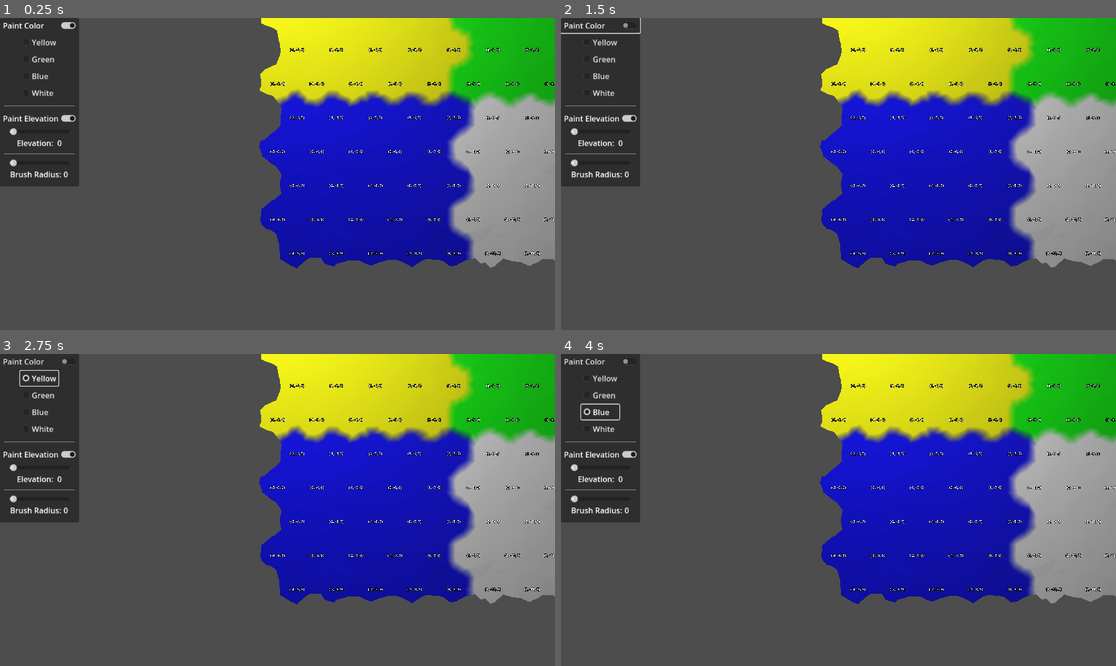
Above: before the commit, frames 1-4 (two rows, left to right).
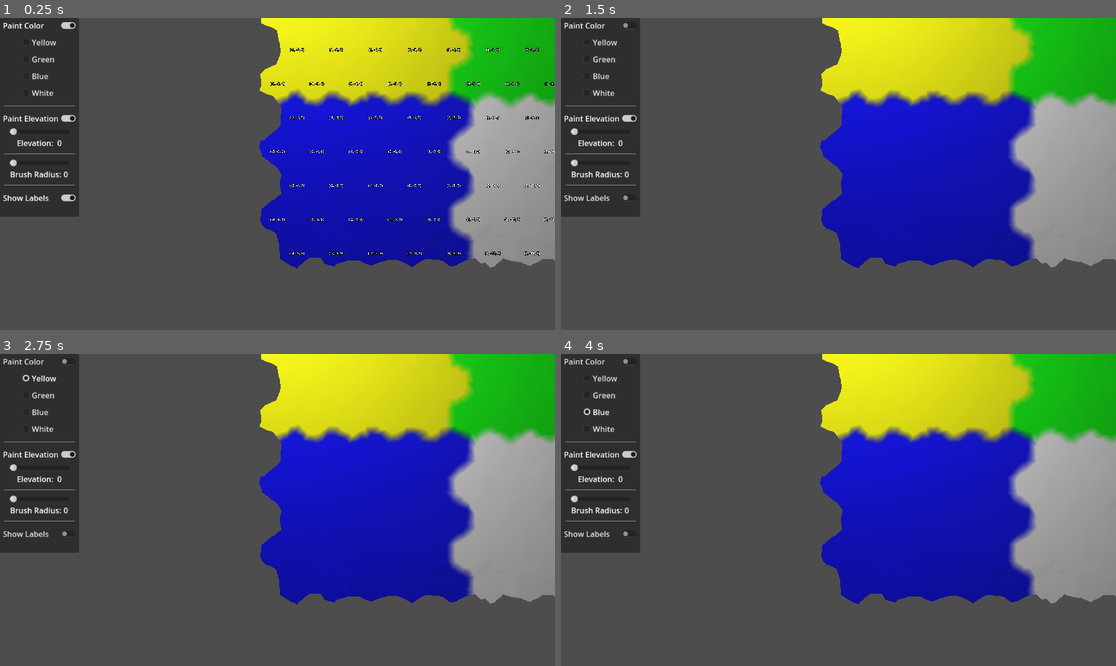
Above: after the commit, the same moments.

Repository: davepruitt/hex_map_godot
Game: Godot game, scene res://main.tscn
Two runs of this game, one before a commit and one after it. Both use one fixed random seed, a clock stepped at 60 frames per second and the inputs below.
Inputs (mouse positions are in pixels of both pictures, inside the frame that each line leads up to):
- Up to frame 1 (0.25 s): no input
- Up to frame 2 (1.5 s): click (599, 198) at 0.5 s, where only the run after the commit has a clickable "Show Labels"; click "Paint Color" at 1.25 s
- Up to frame 3 (2.75 s): click "Yellow" at 2 s
- Up to frame 4 (4 s): click "Green" at 2.75 s; click "Blue" at 3.5 s

The runs differ from the first frame. In frame 1, 1.4% of the frame differs, in the area x 0-15%, y 53-64%; in frame 2, 2.4%; in frame 3, 2.4%; in frame 4, 2.5%, in the area x 0-100%, y 9-77%.

Commit message:
Finished tutorial 5.

Diff:
--- a/hex_project_godot/hex_cell.gd
+++ b/hex_project_godot/hex_cell.gd
@@ -97,6 +97,12 @@
 func get_edge_type_from_other_cell (other_cell: HexCell) -> Enums.HexEdgeType:
 	return HexMetrics.get_edge_type(_elevation, other_cell.elevation)
 
+func show_ui_label (should_show_ui: bool) -> void:
+	if (should_show_ui):
+		position_label.visible = true
+	else:
+		position_label.visible = false
+
 #endregion
 
 #region Private methods
--- a/hex_project_godot/hex_grid.gd
+++ b/hex_project_godot/hex_grid.gd
@@ -98,6 +98,9 @@
 	#Return the cell
 	return cell
 
+func show_ui (visible: bool) -> void:
+	for i in range(0, len(_hex_cells)):
+		_hex_cells[i].show_ui_label(visible)
 
 #endregion
 
--- a/hex_project_godot/main.gd
+++ b/hex_project_godot/main.gd
@@ -21,6 +21,7 @@
 var active_color: Color = Color.WHITE
 var active_elevation: int = 0
 var active_brush_size: int = 0
+var active_show_labels: bool = true
 
 #endregion
 
@@ -34,6 +35,7 @@
 @onready var check_button_enable_color := $CanvasLayer/PanelContainer/VBoxContainer/CheckButton_EnableColor
 @onready var check_button_enable_elevation := $CanvasLayer/PanelContainer/VBoxContainer/CheckButton_EnableElevation
 @onready var brush_size_value_label := $CanvasLayer/PanelContainer/VBoxContainer/HBoxContainer2/BrushSizeValueLabel
+@onready var check_button_show_labels := $CanvasLayer/PanelContainer/VBoxContainer/CheckButton_ShowLabels
 
 
 
@@ -45,8 +47,7 @@
 func _ready() -> void:
 	RenderingServer.set_debug_generate_wireframes(true)
 
-	check_button_enable_color.set_pressed_no_signal(paint_terrain_color_enabled)
-	check_button_enable_elevation.set_pressed_no_signal(paint_terrain_elevation_enabled)
+	_initialize_ui()
 
 # Called every frame. 'delta' is the elapsed time since the previous frame.
 func _process(delta: float) -> void:
@@ -58,22 +59,9 @@
 
 func _input(event: InputEvent) -> void:
 	if event is InputEventKey and event.pressed:
-		pass
-		#if event.keycode == KEY_Z:
-			#scene_camera.position.y += camera_speed
-		#elif event.keycode == KEY_X:
-			#scene_camera.position.y -= camera_speed
-		#elif event.keycode == KEY_W:
-			#scene_camera.rotate_x(camera_speed)
-		#elif event.keycode == KEY_S:
-			#scene_camera.rotate_x(-camera_speed)
-		#elif event.keycode == KEY_A:
-			#scene_camera.rotate_y(camera_speed)
-		#elif event.keycode == KEY_D:
-			#scene_camera.rotate_y(-camera_speed)
-		#elif event.keycode == KEY_P:
-			#var vp = get_viewport()
-			#vp.debug_draw = (vp.debug_draw + 1) % 5
+		if event.keycode == KEY_P:
+			var vp = get_viewport()
+			vp.debug_draw = (vp.debug_draw + 1) % 5
 	elif event is InputEventMouseButton and event.pressed:
 		if event.button_index == MOUSE_BUTTON_LEFT:
 			var RAY_LENGTH = 1000
@@ -127,9 +115,21 @@
 	active_brush_size = int(value)
 	brush_size_value_label.text = str(active_brush_size)
 
+func _on_check_button_show_labels_toggled(toggled_on: bool) -> void:
+	active_show_labels = toggled_on
+	show_ui(active_show_labels)
+
 #endregion
 
 #region Private methods
+
+func _initialize_ui () -> void:
+	check_button_show_labels.set_pressed_no_signal(active_show_labels)
+	check_button_enable_elevation.set_pressed_no_signal(paint_terrain_elevation_enabled)
+	check_button_enable_color.set_pressed_no_signal(paint_terrain_color_enabled)
+
+func show_ui (visible: bool) -> void:
+	hex_grid.show_ui(visible)
 
 func _edit_cells (center_cell: HexCell) -> void:
 	var center_x: int = center_cell.hex_coordinates.X
--- a/hex_project_godot/main.tscn
+++ b/hex_project_godot/main.tscn
@@ -44,6 +44,7 @@
 
 [node name="CheckButton_EnableColor" type="CheckButton" parent="CanvasLayer/PanelContainer/VBoxContainer"]
 layout_mode = 2
+focus_mode = 0
 text = "Paint Color"
 
 [node name="VBoxContainer" type="VBoxContainer" parent="CanvasLayer/PanelContainer/VBoxContainer"]
@@ -52,21 +53,25 @@
 
 [node name="CheckBox_ColorYellow" type="CheckBox" parent="CanvasLayer/PanelContainer/VBoxContainer/VBoxContainer"]
 layout_mode = 2
+focus_mode = 0
 button_group = SubResource("ButtonGroup_jp0eq")
 text = "Yellow"
 
 [node name="CheckBox_ColorGreen" type="CheckBox" parent="CanvasLayer/PanelContainer/VBoxContainer/VBoxContainer"]
 layout_mode = 2
+focus_mode = 0
 button_group = SubResource("ButtonGroup_jp0eq")
 text = "Green"
 
 [node name="CheckBox_ColorBlue" type="CheckBox" parent="CanvasLayer/PanelContainer/VBoxContainer/VBoxContainer"]
 layout_mode = 2
+focus_mode = 0
 button_group = SubResource("ButtonGroup_jp0eq")
 text = "Blue"
 
 [node name="CheckBox_ColorWhite" type="CheckBox" parent="CanvasLayer/PanelContainer/VBoxContainer/VBoxContainer"]
 layout_mode = 2
+focus_mode = 0
 button_group = SubResource("ButtonGroup_jp0eq")
 text = "White"
 
@@ -82,6 +87,7 @@
 
 [node name="CheckButton_EnableElevation" type="CheckButton" parent="CanvasLayer/PanelContainer/VBoxContainer"]
 layout_mode = 2
+focus_mode = 0
 text = "Paint Elevation"
 
 [node name="MarginContainer" type="MarginContainer" parent="CanvasLayer/PanelContainer/VBoxContainer"]
@@ -146,6 +152,21 @@
 theme_override_constants/margin_right = 10
 theme_override_constants/margin_bottom = 5
 
+[node name="HSeparator" type="HSeparator" parent="CanvasLayer/PanelContainer/VBoxContainer/MarginContainer5"]
+layout_mode = 2
+
+[node name="CheckButton_ShowLabels" type="CheckButton" parent="CanvasLayer/PanelContainer/VBoxContainer"]
+layout_mode = 2
+focus_mode = 0
+text = "Show Labels"
+
+[node name="MarginContainer6" type="MarginContainer" parent="CanvasLayer/PanelContainer/VBoxContainer"]
+layout_mode = 2
+theme_override_constants/margin_left = 5
+theme_override_constants/margin_top = 10
+theme_override_constants/margin_right = 5
+theme_override_constants/margin_bottom = 10
+
 [connection signal="toggled" from="CanvasLayer/PanelContainer/VBoxContainer/CheckButton_EnableColor" to="." method="_on_check_button_enable_color_toggled"]
 [connection signal="pressed" from="CanvasLayer/PanelContainer/VBoxContainer/VBoxContainer/CheckBox_ColorYellow" to="." method="_on_check_box_color_yellow_pressed"]
 [connection signal="pressed" from="CanvasLayer/PanelContainer/VBoxContainer/VBoxContainer/CheckBox_ColorGreen" to="." method="_on_check_box_color_green_pressed"]
@@ -154,3 +175,4 @@
 [connection signal="toggled" from="CanvasLayer/PanelContainer/VBoxContainer/CheckButton_EnableElevation" to="." method="_on_check_button_enable_elevation_toggled"]
 [connection signal="value_changed" from="CanvasLayer/PanelContainer/VBoxContainer/MarginContainer/ElevationSlider" to="." method="_on_elevation_slider_value_changed"]
 [connection signal="value_changed" from="CanvasLayer/PanelContainer/VBoxContainer/MarginContainer2/BrushSizeSlider" to="." method="_on_brush_size_slider_value_changed"]
+[connection signal="toggled" from="CanvasLayer/PanelContainer/VBoxContainer/CheckButton_ShowLabels" to="." method="_on_check_button_show_labels_toggled"]
